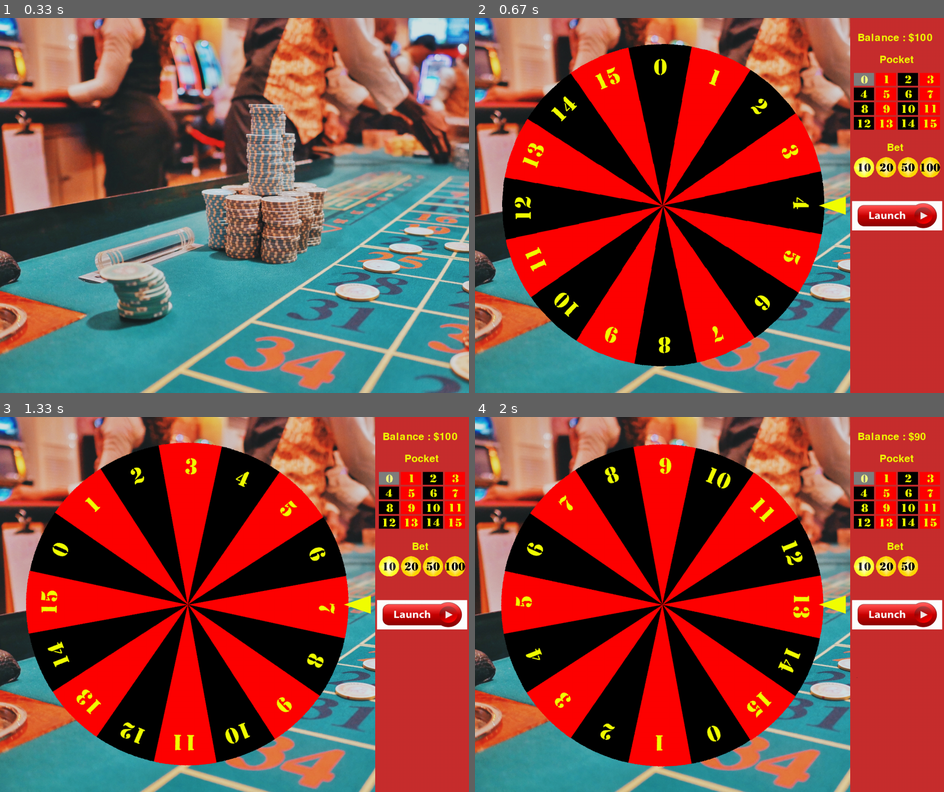
Above: before the commit, frames 1-4 (two rows, left to right).
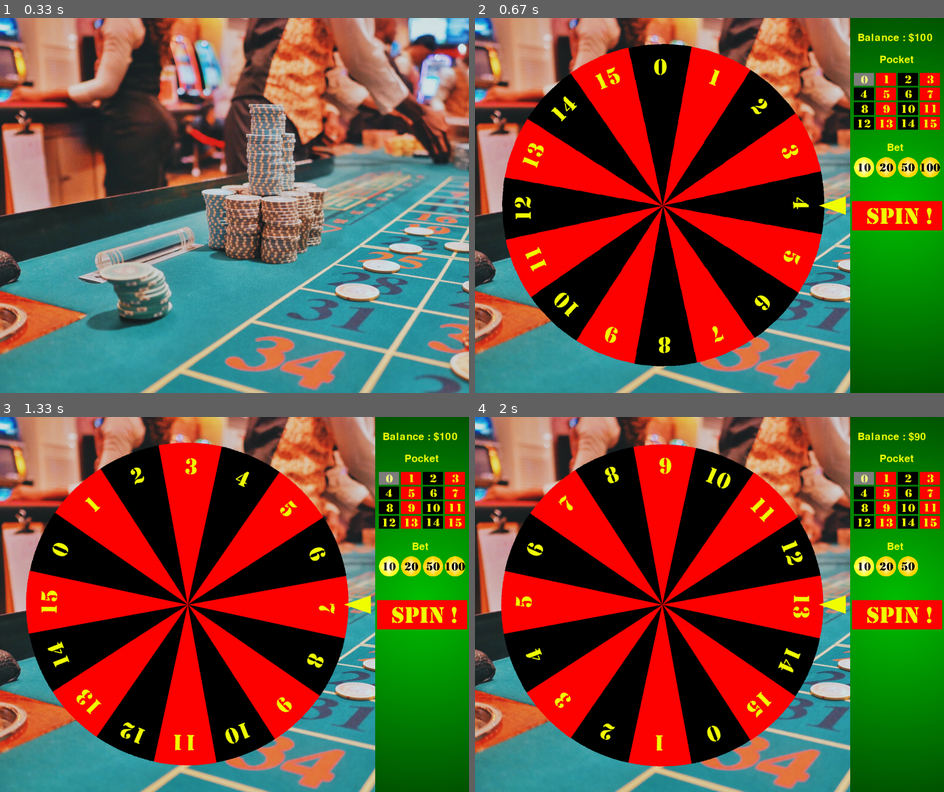
Above: after the commit, the same moments.

Repository: mehradn7/cryptocasino
Game: pygame game, started from main.py
Same seed, same stepped clock (60 frames per second), same inputs: the game is played once before the commit and once after it.
Inputs (mouse positions are in pixels of both pictures, inside the frame that each line leads up to):
- Up to frame 1 (0.33 s): no input
- Up to frame 2 (0.67 s): tap F1 at 0.33 s
- Up to frame 3 (1.33 s): click (422, 615) at 0.82 s
- Up to frame 4 (2 s): tap Space at 1.6 s

Frame 1 is identical in both runs. In frame 2, 17% of the frame differs, in the area x 80-100%, y 0-100%; in frame 3, 17%; in frame 4, 17%.

Commit message:
graphical update

Diff:
--- a/params.py
+++ b/params.py
@@ -15,10 +15,10 @@
 # Images
 IMAGE_FOND_CASINO = "images/casino.png"
 IMAGE_FOND_ROULETTE = "images/fondbleu.png"
-IMAGE_FOND_SIDEMENU = "images/fondroge.png"
+IMAGE_FOND_SIDEMENU = "images/tapis.png"
 IMAGE_WHEEL = "images/BruceWheelis.png"
 IMAGE_ARROW = "images/arrow.png"
-IMAGE_LAUNCHBUTTON = "images/launchbutton.png"
+IMAGE_LAUNCHBUTTON = "images/spin.png"
 
 IMAGES_BUTTONS_NORMAL = ["images/{}.png".format(i) for i in range(16)]
 IMAGES_BUTTONS_CLICKED = ["images/{}down.png".format(i) for i in range(16)]
